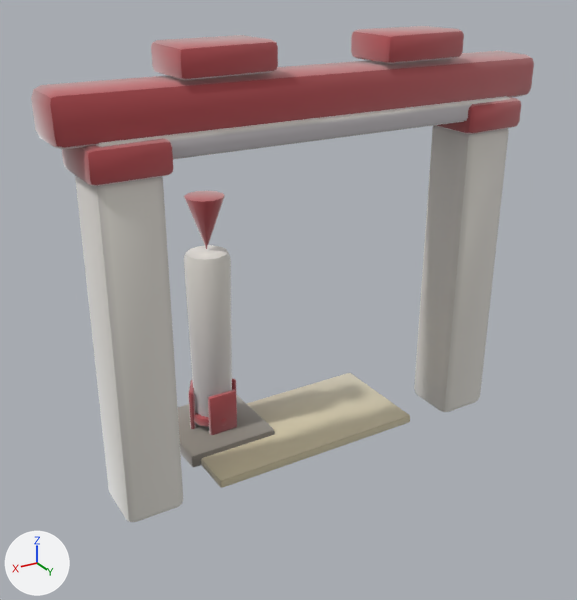
The glTF model assets/models/gates/7b305a90.glb, before and after one commit.
The view is the same before and after, from a camera (50 mm lens) standing at (4.01, 6.18, 4.86) and looking at (0.13, -0.28, 1.63). The axes (+X, +Y, +Z) are drawn at lower left. The lights are the same throughout. The picture after the commit comes second. Vertices at exactly the same position are counted once.

Script lines for the objects in view, before the commit:
```python
me_gate_7b305a90 = bpy.data.meshes.new('gate_7b305a90')
me_gate_7b305a90.from_pydata(...)  # 1011 vertices, 1954 faces; spans x -2.48..2.48, y -1.25..0.37, z -0.04..4.24
# faces by material slot: [360, 1118, 108, 108, 120, 32, 108]
me_gate_7b305a90.materials.append(mat_clay__f5f1e8_0_93)
me_gate_7b305a90.materials.append(mat_clay__c24a50_0_93)
me_gate_7b305a90.materials.append(mat_clay__fffdf4_0_93)
me_gate_7b305a90.materials.append(mat_clay__8a8378_0_93)
me_gate_7b305a90.materials.append(mat_clay__c24a50_0_92)
me_gate_7b305a90.materials.append(mat_clay__ff9a3a_0_92__ff9a3a)
me_gate_7b305a90.materials.append(mat_clay__d8cca8_0_93)
ob_gate_7b305a90 = bpy.data.objects.new('gate_7b305a90', me_gate_7b305a90)
ob_gate_7b305a90.location = (0.0, 0.0, 0.0)
```
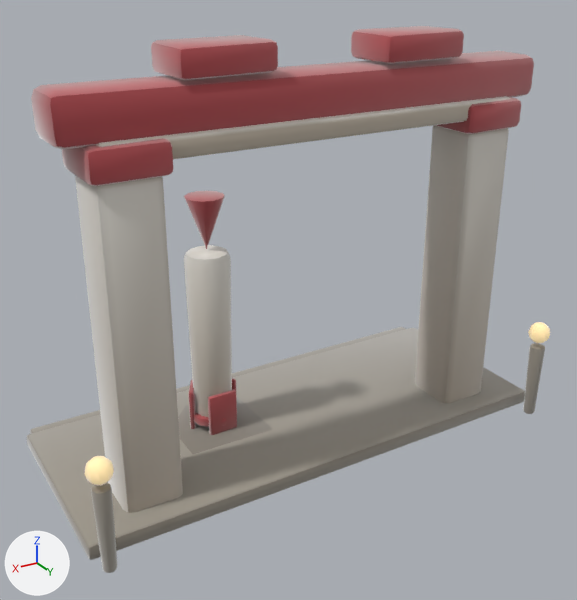
Edits to the bpy script that builds the scene:
```text
Add mat_clay__ffe2a8_0_95__ffe2a8:
    mat_clay__ffe2a8_0_95__ffe2a8 = bpy.data.materials.new('clay_#FFE2A8_0.95_#FFE2A8')
    # nodes: BsdfPrincipled, Mix, OutputMaterial, VertexColor
    # colours: beige #bca67a, beige #ffe2a8, mixed with the vertex colours
Add mat_clay__b9b2a2_0_93:
    mat_clay__b9b2a2_0_93 = bpy.data.materials.new('clay_#B9B2A2_0.93_-')
    # nodes: BsdfPrincipled, Mix, OutputMaterial, VertexColor
    # colours: grey #b9b2a2, mixed with the vertex colours
Add mat_clay__9e978a_0_93:
    mat_clay__9e978a_0_93 = bpy.data.materials.new('clay_#9E978A_0.93_-')
    # nodes: BsdfPrincipled, Mix, OutputMaterial, VertexColor
    # colours: grey #9e978a, mixed with the vertex colours
Change me_gate_7b305a90:
    used by ob_gate_7b305a90; location = (0.0, 0.0, 0.0)
    remove me_gate_7b305a90.from_pydata(...)  # 1011 vertices, 1954 faces; spans x -2.48..2.48, y -1.25..0.37, z -0.04..4.24
    add me_gate_7b305a90.from_pydata(...)  # 1511 vertices, 2926 faces; spans x -2.66..2.66, y -1.71..0.83, z -0.04..4.24
    me_gate_7b305a90 part 1: a new loose piece, a UV sphere (10 segments, 6 rings, poles along z) spanning x -2.65..-2.41, y 0.6..0.83, z 0.9..1.14, in mat_clay__ffe2a8_0_95__ffe2a8
    me_gate_7b305a90 part 2: a new loose piece of 114 vertices spanning x -2.61..-2.44, y 0.63..0.8, z 0.0..0.86, in mat_clay__9e978a_0_93
    me_gate_7b305a90 part 3: a new loose piece of 114 vertices spanning x 2.44..2.61, y 0.64..0.8, z 0.0..0.86, in mat_clay__9e978a_0_93
    me_gate_7b305a90 part 4: a new loose piece of 56 vertices spanning x -2.66..2.66, y -1.55..0.55, z 0.0..0.16, in mat_clay__9e978a_0_93
    me_gate_7b305a90 part 5: a new loose piece of 56 vertices spanning x -2.58..2.58, y -1.71..-1.37, z 0.0..0.12, in mat_clay__9e978a_0_93
    me_gate_7b305a90 part 6: a new loose piece of 52 vertices spanning x 2.4..2.65, y 0.61..0.83, z 0.9..1.14, in mat_clay__ffe2a8_0_95__ffe2a8
    me_gate_7b305a90 part 7: 1882 kept faces spanning x -2.48..2.48, y -1.25..0.37, z -0.04..4.23 get new vertex colours; the middle colour goes from light grey #d2d0d7 to light grey #c5bdb5
    other edits to the shape of me_gate_7b305a90 do not show in these pictures
    add me_gate_7b305a90.materials.append(mat_clay__9e978a_0_93)
    add me_gate_7b305a90.materials.append(mat_clay__b9b2a2_0_93)
    add me_gate_7b305a90.materials.append(mat_clay__ffe2a8_0_95__ffe2a8)
```

Location of each change, [x1, y1, x2, y2] in pixels of the pictures (577 x 600 px):
'gate_7b305a90', reshaped (10% taller)
    before: [31, 26, 534, 522]
    after: [26, 26, 550, 573]
part 1 of me_gate_7b305a90, added
    after: [528, 322, 550, 343]
part 2 of me_gate_7b305a90, added
    after: [523, 343, 545, 414]
part 3 of me_gate_7b305a90, added
    after: [91, 483, 118, 573]
part 4 of me_gate_7b305a90, added
    after: [26, 328, 525, 560]
part 5 of me_gate_7b305a90, added (mostly hidden)
    after: [30, 327, 405, 434]
part 6 of me_gate_7b305a90, added (beige)
    after: [85, 456, 114, 485]
part 7 of me_gate_7b305a90, recoloured
    before: [93, 103, 499, 522]
    after: [93, 103, 499, 513]
